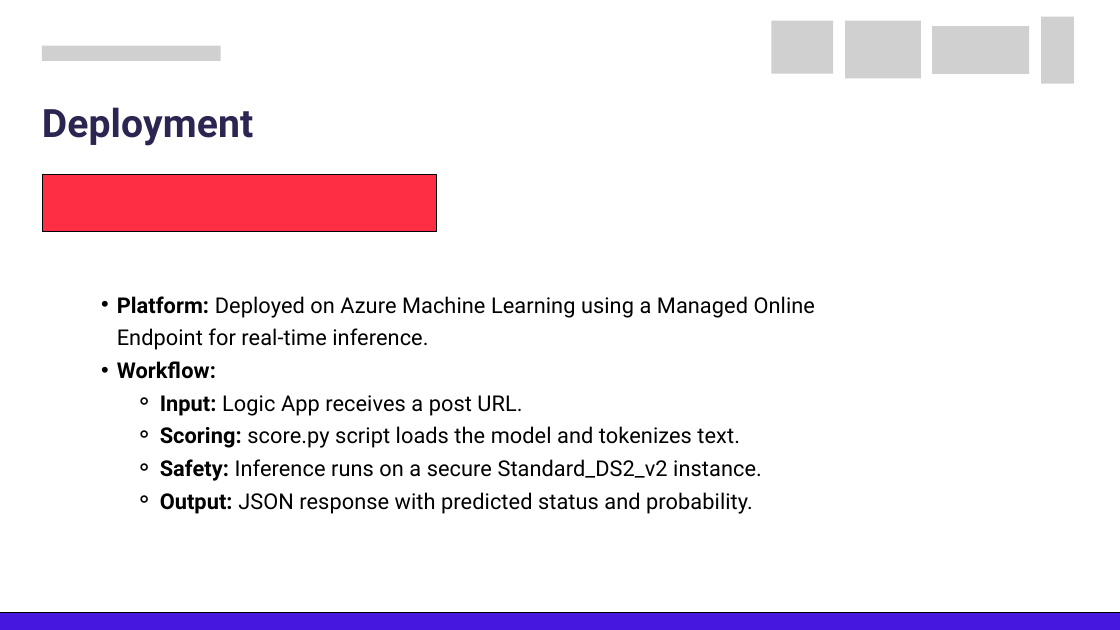
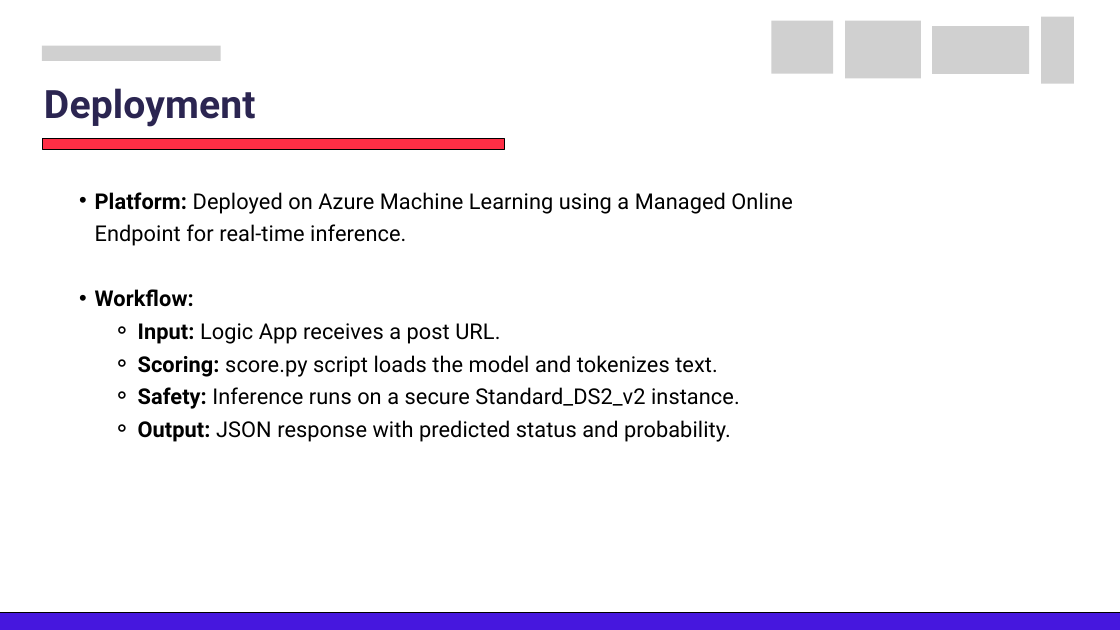
Before and after one commit to edasaruhan/FTL_Myanmar_Gr12, a slide deck: slide 17 of Final Presentation/Frontier_Tech_Leaders_ Programme_Capstone_Group12.pptx.pptx. Drawn at 1120x630 pixels with LibreOffice and Linux fonts; fonts in the diff are those of the drawing; grey boxes stand for pictures. Boxes give left, top, right and bottom in pixels: in the first picture for what was removed or moved away, otherwise in the second. Text is boxed around its words. In the diff, an @@ line names an element or a change of style, - is before the commit and + after.

```diff
--- a/Final Presentation/Frontier_Tech_Leaders_ Programme_Capstone_Group12.pptx.pptx
+++ b/Final Presentation/Frontier_Tech_Leaders_ Programme_Capstone_Group12.pptx.pptx
@@ text "Deployment": place and size @@
-text "Deployment" at [42, 107, 254, 146]
+text "Deployment" at [44, 88, 256, 127]
@@ freeform shape: place and size @@
-freeform shape at [43, 175, 437, 232]
+freeform shape at [43, 139, 504, 150]
@@ text "Platform: Deployed on Azure Machine ..." rewrapped from [117, 296, 815, 514] to [95, 192, 792, 442] @@
```
Also in this commit, not shown: 17 other slides changed, 1 other file.
